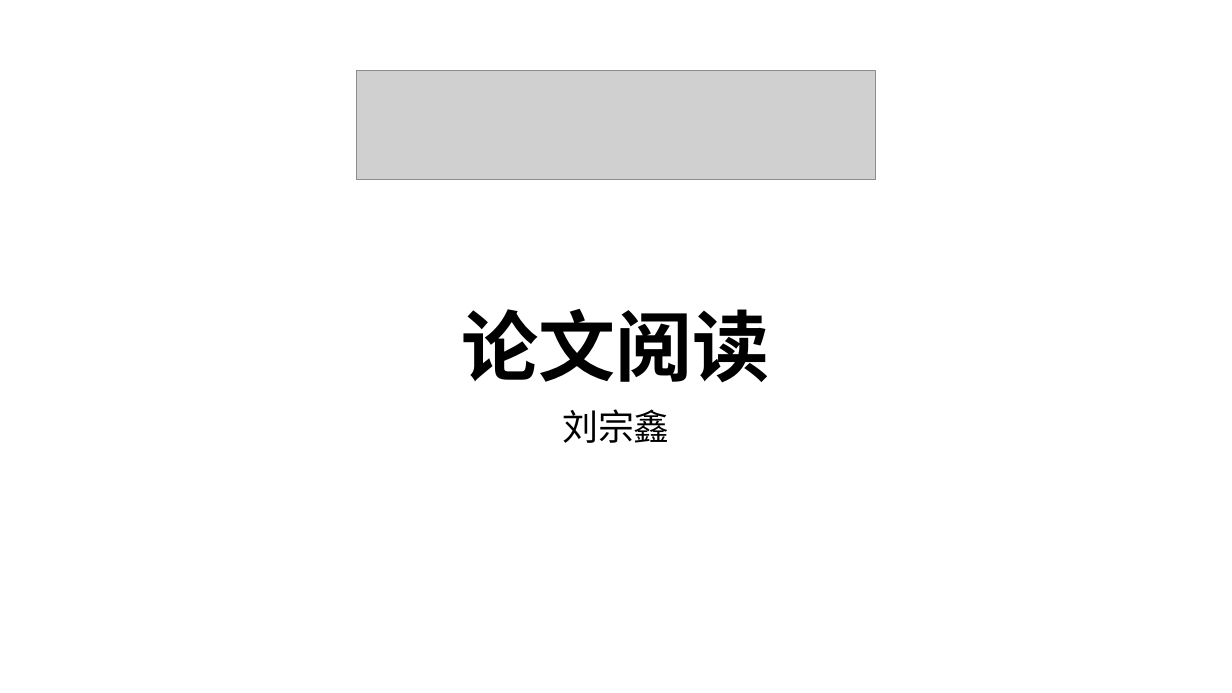
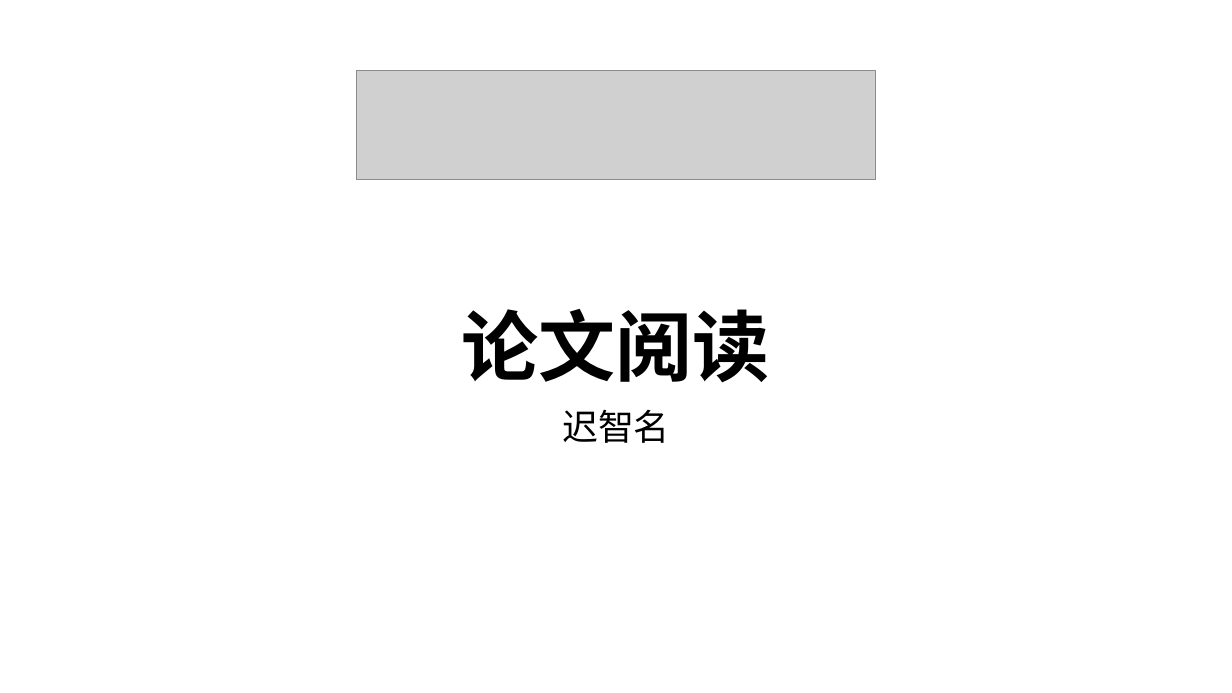
Before and after one commit to CRhapsody/Presentation_Slides, a slide deck: slide 1 of 国科大经典版PPT模板（16：9）.pptx. Drawn at 1232x693 pixels with LibreOffice and Linux fonts; fonts in the diff are those of the drawing; grey boxes stand for pictures; background and template pictures are left out. Boxes give left, top, right and bottom in pixels: in the first picture for what was removed or moved away, otherwise in the second. Text is boxed around its words. In the diff, an @@ line names an element or a change of style, - is before the commit and + after.

```diff
--- a/国科大经典版PPT模板（16：9）.pptx
+++ b/国科大经典版PPT模板（16：9）.pptx
@@ subtitle at bbox=[562, 410, 670, 443]: text changed @@
-刘宗鑫
+迟智名
```
Also in this commit, not shown: 12 other files.
